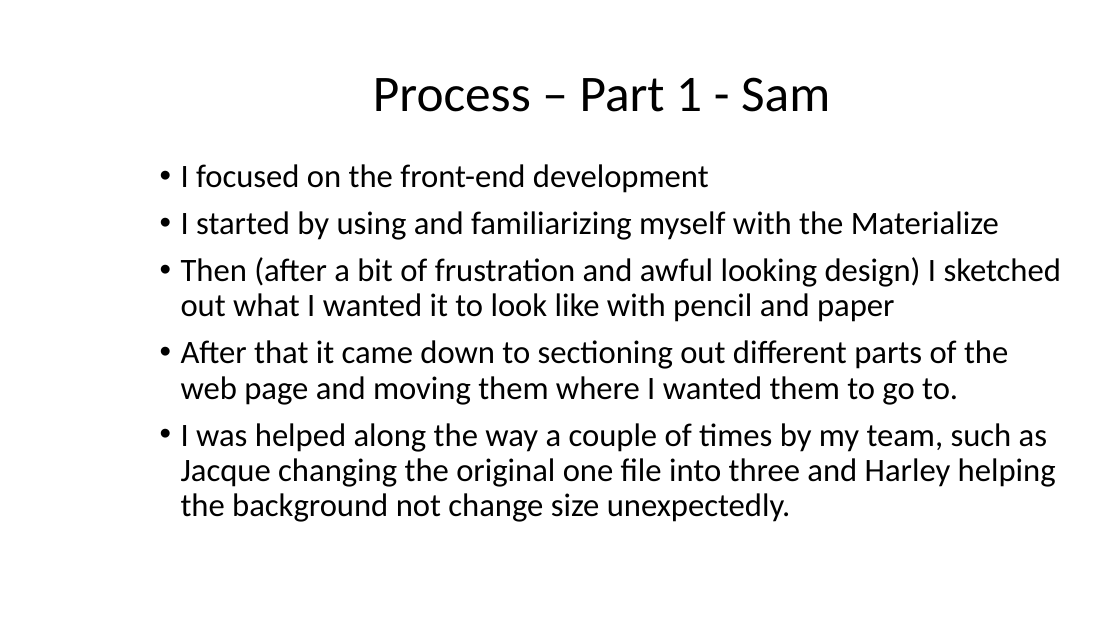
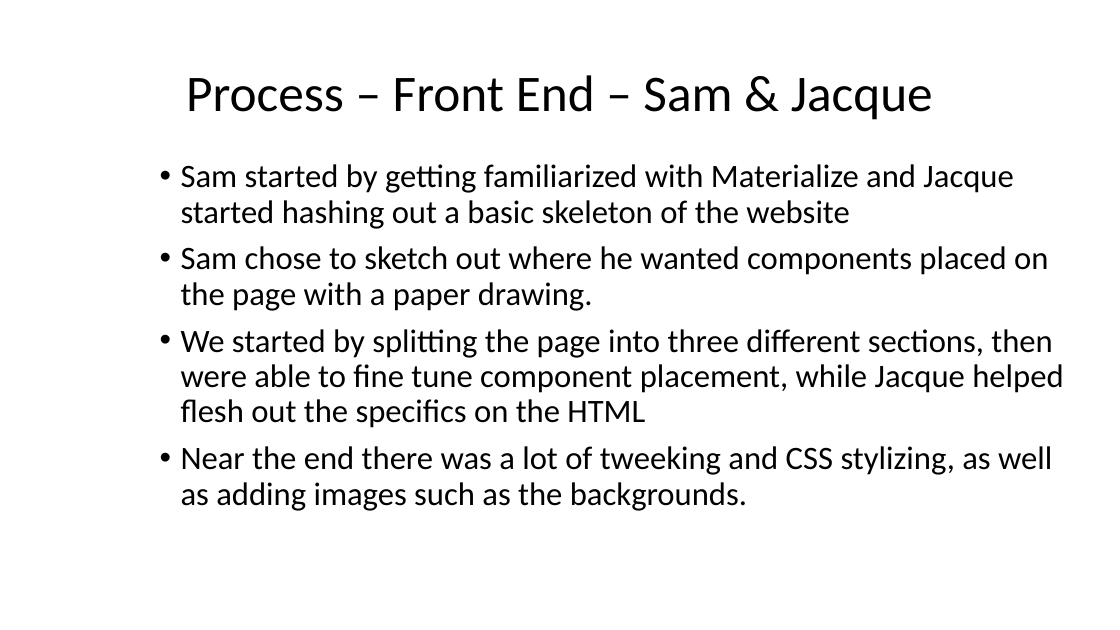
Before and after one commit to ZonkeyStripes/Project1, a slide deck: slide 4 of Assets/Group_Project_1_presentation.pptx. Drawn at 1120x630 pixels with LibreOffice and Linux fonts; fonts in the diff are those of the drawing; background and template pictures are left out. Boxes give left, top, right and bottom in pixels: in the first picture for what was removed or moved away, otherwise in the second. Text is boxed around its words. In the diff, an @@ line names an element or a change of style, - is before the commit and + after.

```diff
--- a/Assets/Group_Project_1_presentation.pptx
+++ b/Assets/Group_Project_1_presentation.pptx
@@ title at (186,75,933,120): text changed @@
-Process – Part 1 - Sam
+Process – Front End – Sam & Jacque
@@ text at (181,164,1063,511): text changed @@
-• I focused on the front-end development
-• I started by using and familiarizing myself with the Materialize
-• Then (after a bit of frustration and awful looking design) I sketched out what I wanted it to look like with pencil and paper
-• After that it came down to sectioning out different parts of the web page and moving them where I wanted them to go to.
-• I was helped along the way a couple of times by my team, such as Jacque changing the original one file into three and Harley helping the background not change size unexpectedly.
+• Sam started by getting familiarized with Materialize and Jacque started hashing out a basic skeleton of the website
+• Sam chose to sketch out where he wanted components placed on the page with a paper drawing.
+• We started by splitting the page into three different sections, then were able to fine tune component placement, while Jacque helped flesh out the specifics on the HTML
+• Near the end there was a lot of tweeking and CSS stylizing, as well as adding images such as the backgrounds.
```
Also in this commit, not shown: 1 other slide changed, 2 slides removed.
